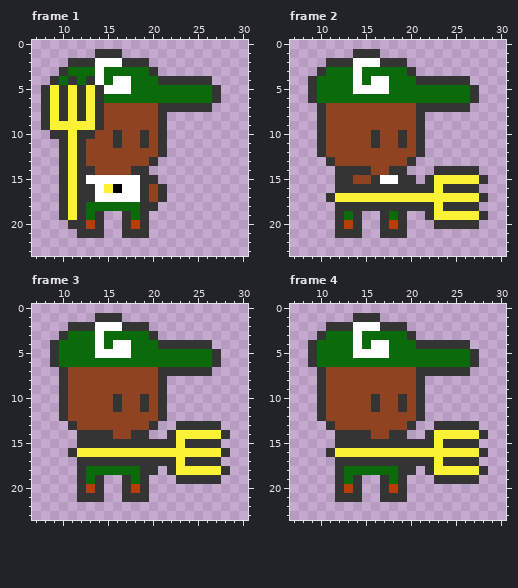
One commit to this pixel-art file: Assets/Personajes/FlowerBoy/FlowerBoy Ataque.ase. That is the earlier state.
32x32 pixels, 4 frames. Shown: frame 1: x 7..30, y 0..23; frame 2: x 7..30, y 0..23; frame 3: x 7..30, y 0..23; frame 4: x 7..30, y 0..23.
And afterwards:
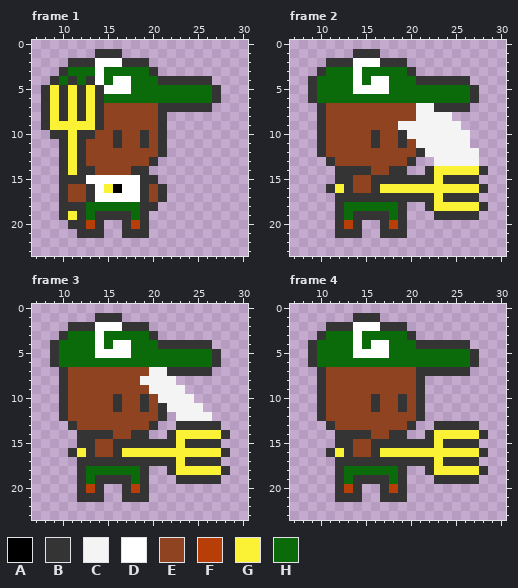
Palette (. is transparent): A #000000  B #353434  C #f4f4f4  D #ffffff  E #8f4321  F #b73e06  G #fbf236  H #0b6b0b
Diff:
layer "FX" now shown
Frame 1:
Colour B now appears in row 19 at x 15 to 16.
The author changed colour G to colour B in row 15 at x 11; in row 18 at x 11.
The author changed colour B to colour E in rows 16 to 17 at x 12.
The author changed colour G to colour E in rows 16 to 17 at x 11.
Frame 2:
Colour B now appears in row 14 at x 22 and 28; in row 15 at x 21; in row 16 at x 11 and 28; in row 18 at x 28; in row 19 at x 15 to 16.
The author changed colour D to colour B in row 15 at x 17 to 18.
The author changed colour G to colour B in row 15 at x 24 to 27; in row 17 at x 12 to 22 and 24 to 27; in row 19 at x 23 to 27.
Colour C now appears in row 8 at x 22 to 24; in row 9 at x 22 to 25; in rows 10 to 11 at x 22 to 26; in row 12 at x 22 to 27; in row 13 at x 23 to 27.
The author changed colour B to colour C in row 7 at x 21 to 22; in rows 8 to 11 at x 21.
The author changed colour E to colour C in row 9 at x 19 to 20; in row 10 at x 20.
The author changed colour B to colour E in row 16 at x 14 to 15.
The author changed colour B to colour G in row 14 at x 23 to 27; in row 16 at x 12, 17 to 22 and 24 to 27; in row 18 at x 24 to 27.
The author changed colour B to colour H in row 18 at x 13 to 18.
Colour B is removed in row 15 at x 28; in row 17 at x 11 and 28; in row 18 at x 20 to 21; in row 19 at x 22 and 28; in row 20 at x 23 to 27.
Frame 3:
Colour B now appears in row 19 at x 15 to 16.
The author changed colour G to colour B in row 16 at x 13 and 16.
Colour C now appears in row 8 at x 22; in row 9 at x 22 to 23; in row 10 at x 22 to 24; in row 11 at x 22 to 25; in row 12 at x 23 to 26.
The author changed colour B to colour C in rows 7 to 10 at x 21.
The author changed colour E to colour C in row 7 at x 20; in row 8 at x 19 to 20; in row 9 at x 20.
The author changed colour B to colour E in row 15 at x 14 to 15.
The author changed colour G to colour E in row 16 at x 14 to 15.
Colour B is removed in row 18 at x 20.
Frame 4:
Colour B now appears in row 19 at x 15 to 16.
The author changed colour G to colour B in row 16 at x 13 and 16.
The author changed colour B to colour E in row 15 at x 14 to 15.
The author changed colour G to colour E in row 16 at x 14 to 15.
Colour B is removed in row 18 at x 20.
Where, in picture pixels (left, top, right, bottom), the same in both pictures:
changed: (68, 175, 122, 220)
changed: (326, 103, 488, 229)
changed: (140, 367, 212, 421)
changed: (86, 439, 158, 484)
changed: (344, 439, 416, 484)
